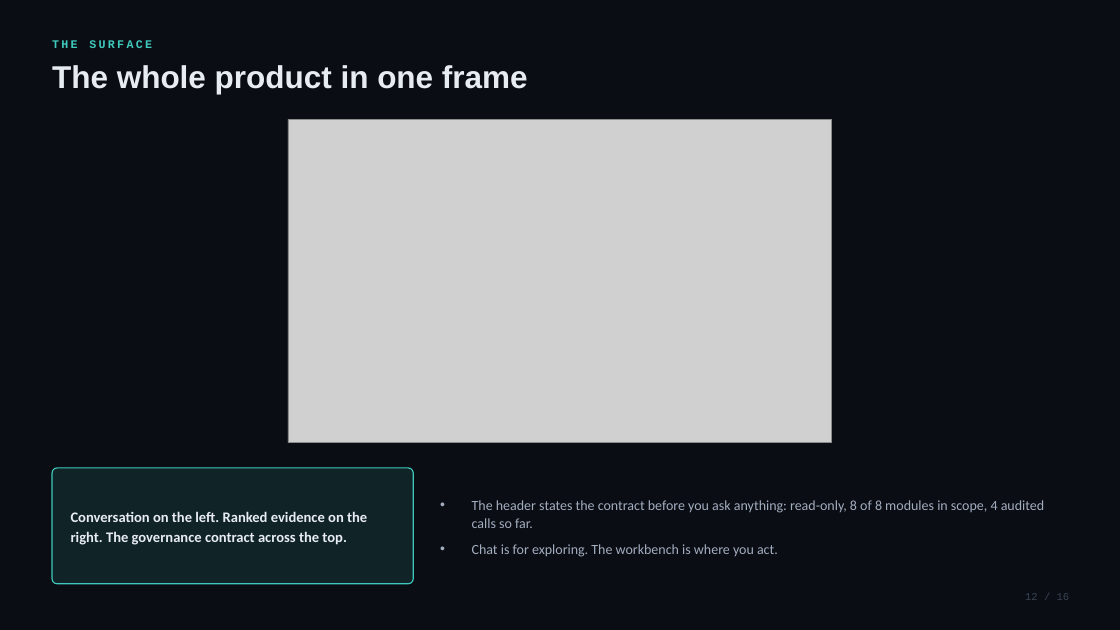
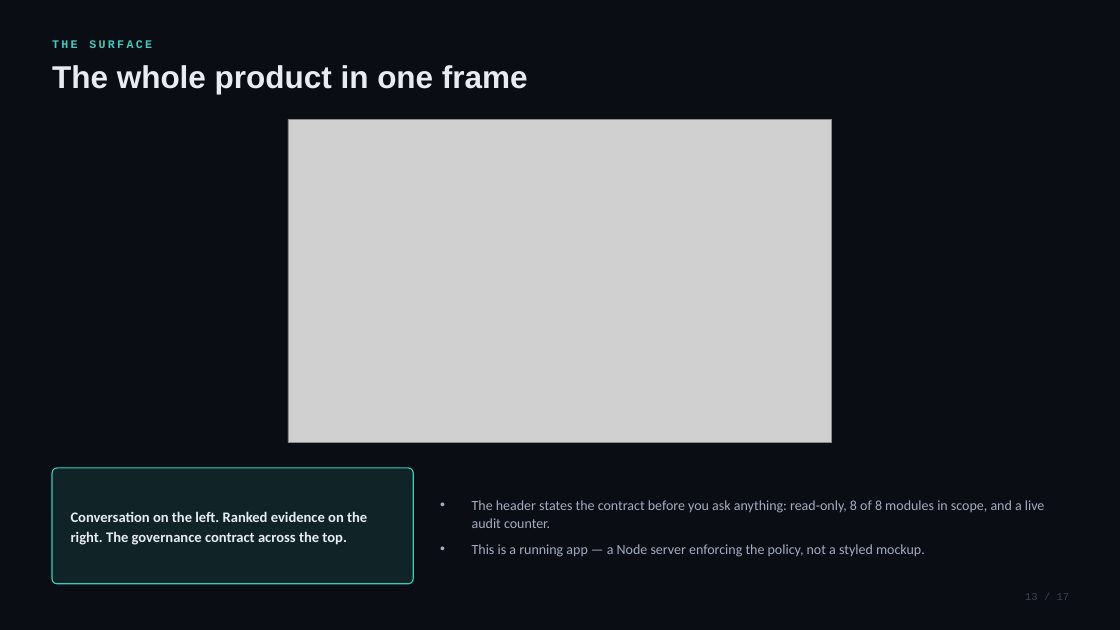
Before and after one commit to mayukhg/qualys-mcp-app, a slide deck: slide 13 of portfolio/risk-copilot-deck-tight.pptx (slide 12 before the commit). Drawn at 1120x630 pixels with LibreOffice and Linux fonts; fonts in the diff are those of the drawing; grey boxes stand for pictures. Boxes give left, top, right and bottom in pixels: in the first picture for what was removed or moved away, otherwise in the second. Text is boxed around its words. In the diff, an @@ line names an element or a change of style, - is before the commit and + after.

```diff
--- a/portfolio/risk-copilot-deck-tight.pptx
+++ b/portfolio/risk-copilot-deck-tight.pptx
@@ text at (472, 500, 1045, 557): text changed @@
-• The header states the contract before you ask anything: read-only, 8 of 8 modules in scope, 4 audited calls so far.
-• Chat is for exploring. The workbench is where you act.
+• The header states the contract before you ask anything: read-only, 8 of 8 modules in scope, and a live audit counter.
+• This is a running app — a Node server enforcing the policy, not a styled mockup.
@@ text at (1025, 593, 1070, 600): text changed @@
-12 / 16
+13 / 17
```
Also in this commit, not shown: 12 other slides changed, 3 slides added, 2 slides removed, 7 other files.
